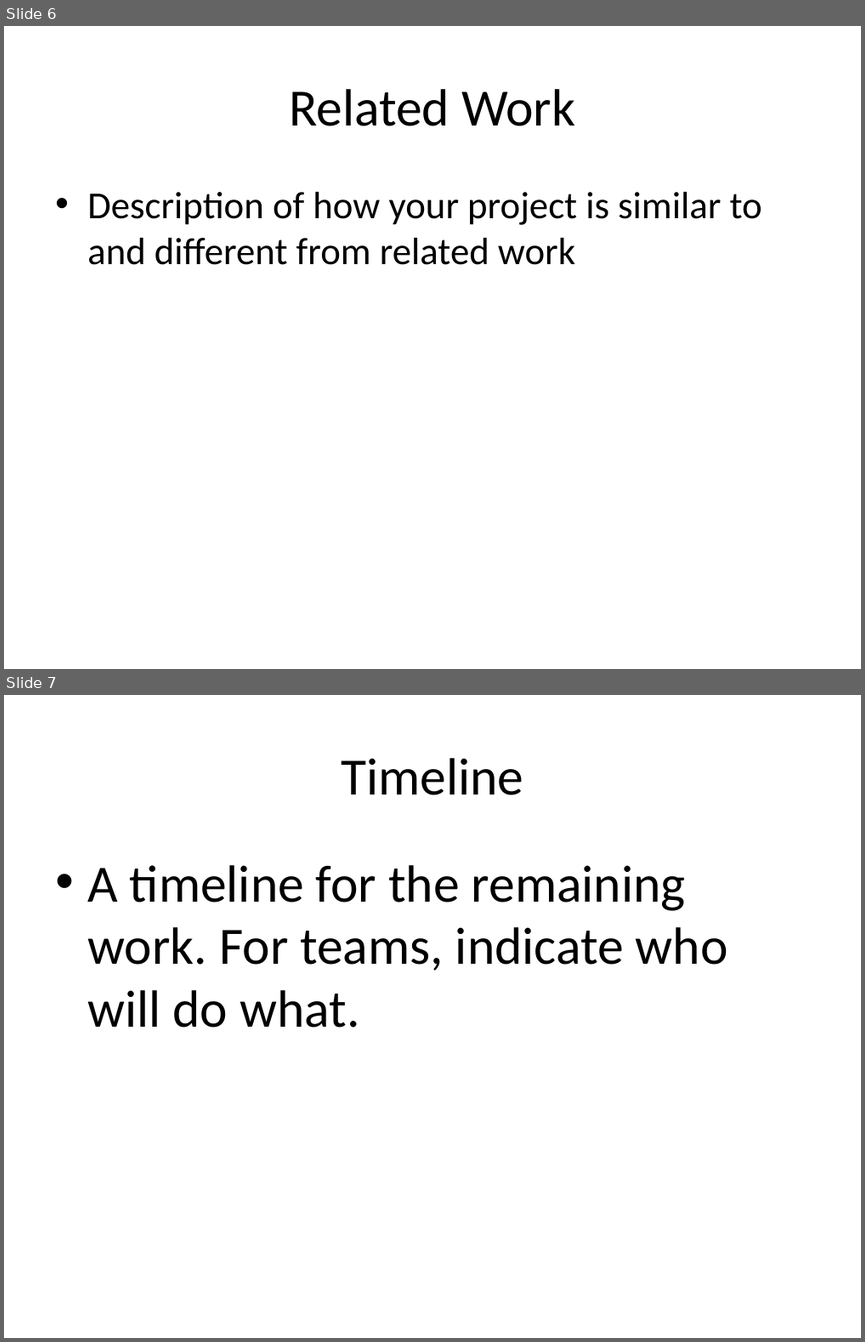
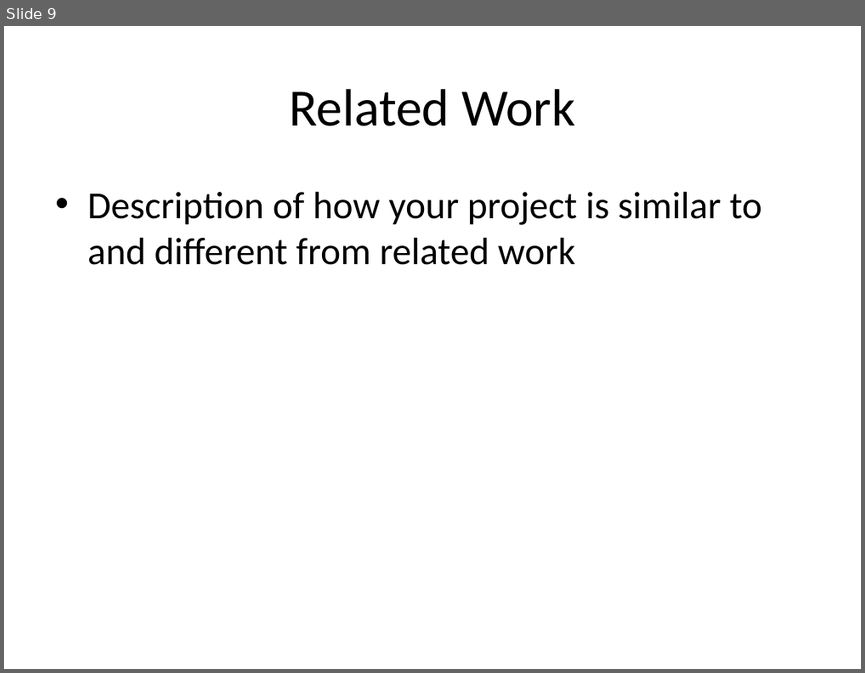
Before and after one commit to mramire8/osna, a slide deck: presentations/proposal.pptx. Shown one above the other, each under a label of ours: slides 6 and 7 before the commit, slide 9 after it. The pictures are 865x1342 and 865x673 pixels, drawn with LibreOffice and Linux fonts; fonts in the diff are those of the drawing. Boxes give left, top, right and bottom in pixels: in the first picture for what was removed or moved away, otherwise in the second. Text is boxed around its words. In the diff, an @@ line names an element or a change of style, - is before the commit and + after.

```diff
--- a/presentations/proposal.pptx
+++ b/presentations/proposal.pptx
@@ slide 7 removed at bbox=[4, 695, 861, 1338], background #FFFFFF @@
@@ title removed at bbox=[341, 758, 523, 795] @@
-Timeline
@@ text removed at bbox=[87, 865, 728, 1027] @@
-• A timeline for the remaining work. For teams, indicate who will do what.
@@ what was slide 6 is now slide 9 @@
```
Also in this commit, not shown: 2 slides changed, 7 slides added, 2 other slides removed, 1 other file.
